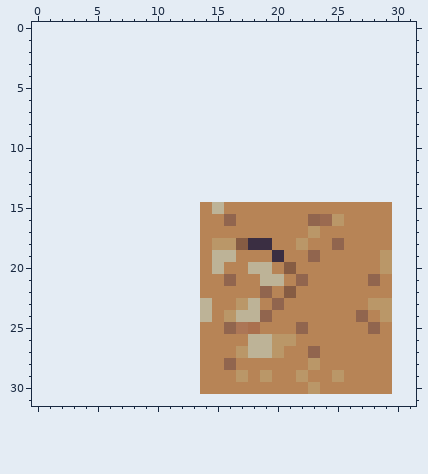
Pixel-art file -- Assets/Sprites/DesertTile.aseprite. Above is the file before it was changed.
16x16 pixels, 1 frame. Colours within 5 levels of each other are drawn and written as one. The old version is drawn lined up with the new one, on the new canvas.
After the commit:
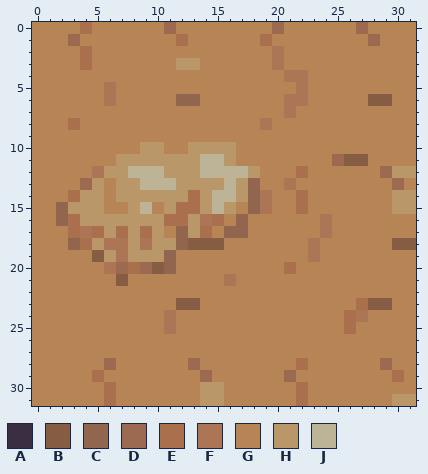
Palette (. is transparent): A #3a2e42  B #865c43  C #91654e  D #9b6a50  E #aa704e  F #ac7656  G #b78456  H #ba9768  J #bdb397
Diff:
canvas 16x16 -> 32x32, the old top-left corner now at 14,15
y 0: x 0..31 ................................ -> GGGGEGGGGGGDGGGGGGGGDGGGGGGDGGGG
y 1: x 0..31 ................................ -> GGGDGGGGGGGGEGGGGGGEGGGGGGGGDGGG
y 2: x 0..31 ................................ -> GGGGEGGGGGGGGGGGGGGGFGGGGGGGGGGG
y 3: x 0..31 ................................ -> GGGGEGGGGGGGHHGGGGGGFGGGGGGGGGGG
y 4: x 0..31 ................................ -> GGGGGGGGGGGGGGGGGGGGGFFGGGGGGGGG
y 5: x 0..31 ................................ -> GGGGGGFGGGGGGGGGGGGGGGFGGGGGGGGG
y 6: x 0..31 ................................ -> GGGGGGFGGGGGCCGGGGGGGFFGGGGGBBGG
y 7: x 0..31 ................................ -> GGGGGGGGGGGGGGGGGGGGGFGGGGGGGGGG
y 8: x 0..31 ................................ -> GGGEGGGGGGGGGGGGGGGFGGGGGGGGGGGG
y 9: x 0..31 ................................ -> GGGGGGGGGGGGGGGGGGGGGGGGGGGGGGGG
y 10: x 0..31 ................................ -> GGGGGGGGGHHGGHHHHGGGGGGGGGGGGGGG
y 11: x 0..31 ................................ -> GGGGGGGHHHHHHHJJHGGGGGGGGDBBGGGG
y 12: x 0..31 ................................ -> GGGGGFHHJJJHHHJJJJHGGGEGGGGGGDHH
y 13: x 0..31 ................................ -> GGGGDHGHHJJJHHHHJHCGGFGGGGGGGGDG
y 14: x 0..31 ................................ -> GGGEHHGHHHHHHEHJJHCFGGEGGGGGGGHH
y 15: x 0..14 ..............G -> GGCHHHGGHJGHEEH; x 16 G -> H; x 18..19 GG -> CF; x 22 G -> E; x 30..31 .. -> HH
y 16: x 0..17 ..............GGCG -> GGCEHHHHHHHEEHFEGC; x 23..25 CDH -> GFG; x 30..31 .. -> GG
y 17: x 0..14 ..............G -> GGGEFEHEHEHGCHE; x 16..17 GG -> CC; x 23..24 HG -> GF; x 30..31 .. -> GG
y 18: x 0..19 ..............GHHBAA -> GGGCEHFFHFHHCBBBGGGG; x 22..23 HG -> GF; x 25 C -> G; x 30..31 .. -> BB
y 19: x 0..13 .............. -> GGGGGBHFHHHCGG; x 15..16 JJ -> GG; x 20 A -> G; x 23 C -> F; x 29..31 H.. -> GGG
y 20: x 0..13 .............. -> GGGGGGFDEDBCGG; x 15 J -> G; x 18..19 JJ -> GG; x 21 B -> E; x 29..31 H.. -> GGG
y 21: x 0..13 .............. -> GGGGGGGBGGGGGG; x 16 C -> F; x 19..20 JJ -> GG; x 22 C -> G; x 28 C -> G; x 30..31 .. -> GG
y 22: x 0..13 .............. -> GGGGGGGGGGGGGG; x 19 C -> G; x 21 B -> G; x 30..31 .. -> GG
y 23: x 0..14 ..............J -> GGGGGGGGGGGGBBG; x 17..18 HJ -> GG; x 20 C -> G; x 27..31 GHH.. -> EBBGG
y 24: x 0..14 ..............J -> GGGGGGGGGGGFGGG; x 16..19 HJJC -> GGGG; x 26..27 GC -> EF; x 29..31 H.. -> GGG
y 25: x 0..13 .............. -> GGGGGGGGGGGFGG; x 16..18 CFE -> GGG; x 22 C -> G; x 26 G -> E; x 28 C -> G; x 30..31 .. -> GG
y 26: x 0..13 .............. -> GGGGGGGGGGGGGG; x 18..21 JJHH -> GGGG; x 30..31 .. -> GG
y 27: x 0..13 .............. -> GGGGGGGGGGGGGG; x 17..20 HJJH -> GGGG; x 23 C -> G; x 30..31 .. -> GG
y 28: x 0..13 .............. -> GGGGGGDGGGGGGD; x 16 C -> G; x 22..23 GH -> EG; x 29..31 G.. -> DGG
y 29: x 0..14 ..............G -> GGGGGEGGGGGGGGD; x 17 H -> G; x 19 H -> G; x 21..22 GH -> DG; x 25 H -> G; x 30..31 .. -> EG
y 30: x 0..15 ..............GG -> GGGGGGEGGGGGGGHH; x 22..23 GH -> EG; x 30..31 .. -> GG
y 31: x 0..31 ................................ -> GGGGGGEGGGGGGGHHGGGGGGEGGGGGGGHH
Boxes around the changes in both pictures, in picture pixels (x1, y1, x2, y2):
changed: (32, 22, 416, 406)
